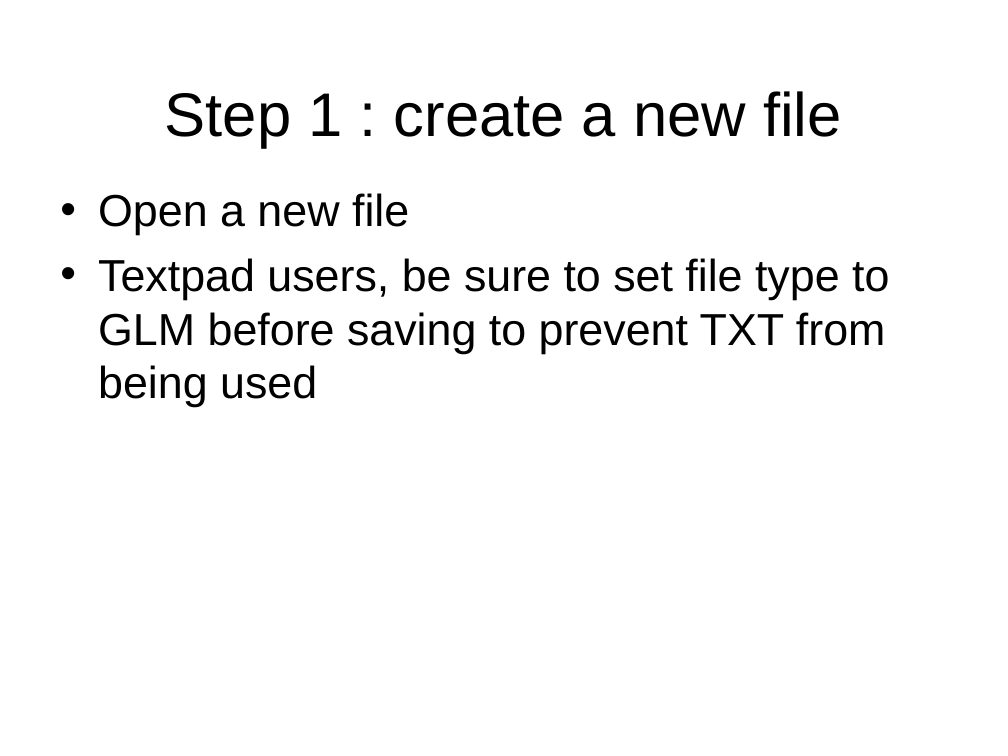
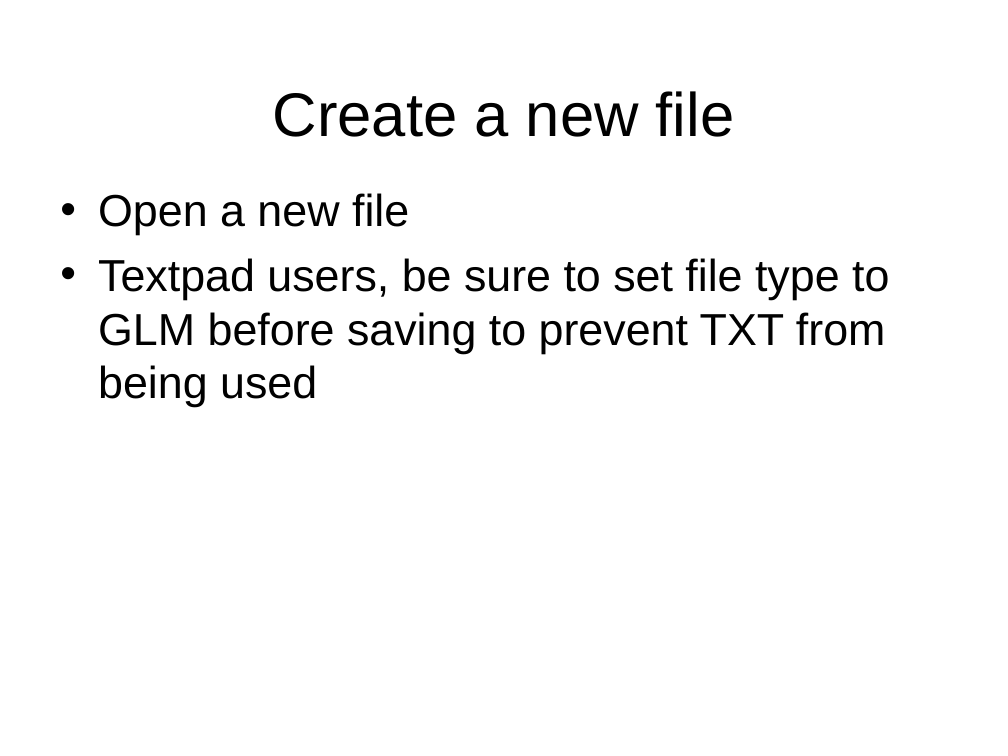
Before and after one commit to gridlab-d/course, a slide deck: slide 12 of Short/1 - Residential.ppt (slide 3 before the commit). Drawn at 1008x756 pixels with LibreOffice and Linux fonts; fonts in the diff are those of the drawing; background and template pictures are left out. Boxes give left, top, right and bottom in pixels: in the first picture for what was removed or moved away, otherwise in the second. Text is boxed around its words. In the diff, an @@ line names an element or a change of style, - is before the commit and + after.

```diff
--- a/Short/1 - Residential.ppt
+++ b/Short/1 - Residential.ppt
@@ title at [273, 91, 735, 137]: text changed @@
-Step 1 : create a new file
+Create a new file
```
Also in this commit, not shown: 9 other slides changed, 30 slides added, 6 other files.
